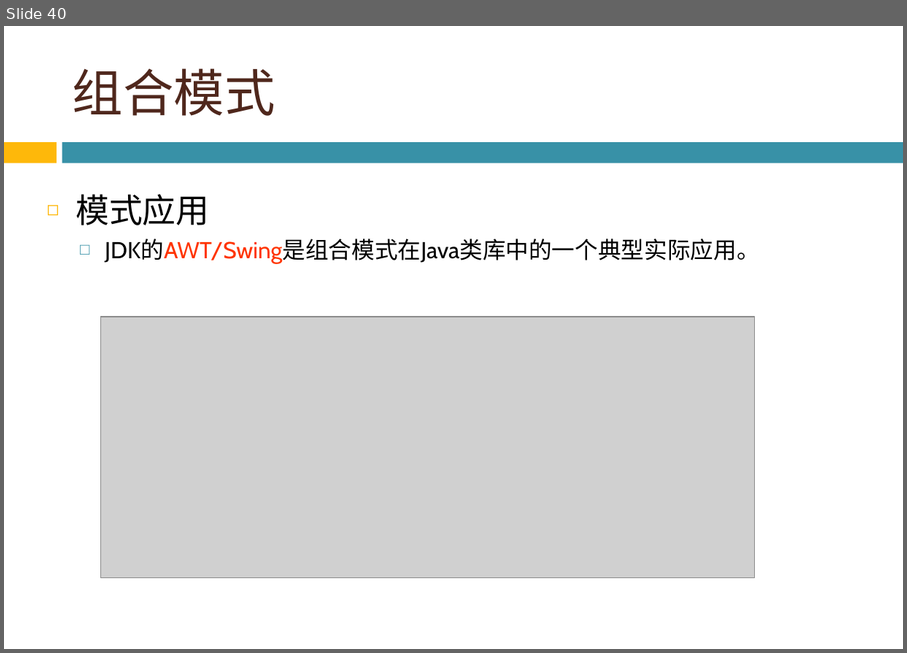
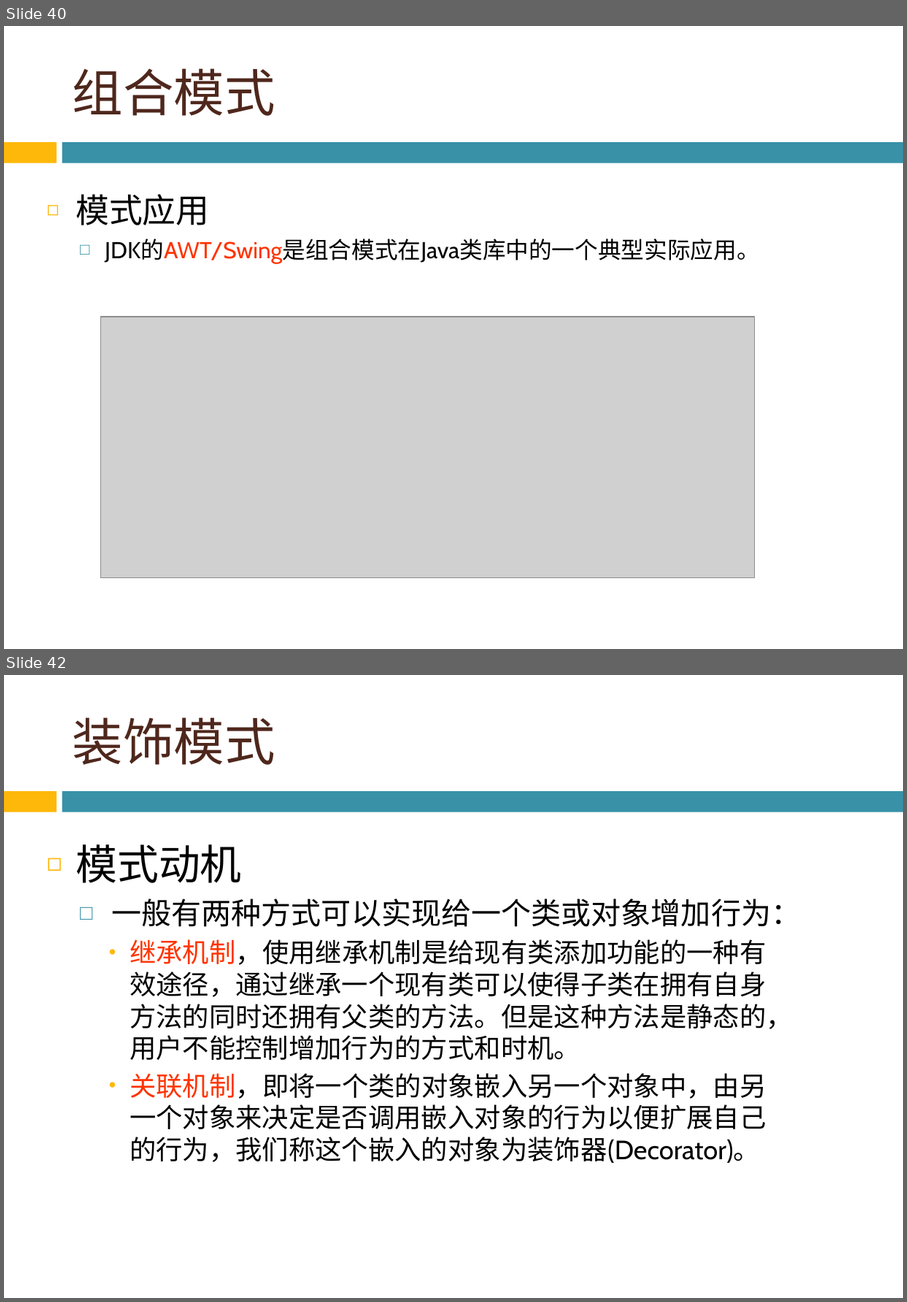
Before and after one commit to bonkboykz/jz81.github.io, a slide deck: course/smt/LectureNotes/(Spring2016)Lecture7.pptx. Shown one above the other, each under a label of ours: slide 40 before the commit, slides 40 and 42 after it; the slides between them are not shown. The pictures are 907x653 and 907x1302 pixels, drawn with LibreOffice and Linux fonts; fonts in the diff are those of the drawing; grey boxes stand for pictures; background and template pictures are left out. Boxes give left, top, right and bottom in pixels: in the first picture for what was removed or moved away, otherwise in the second. Text is boxed around its words. In the diff, an @@ line names an element or a change of style, - is before the commit and + after.

```diff
--- a/course/smt/LectureNotes/(Spring2016)Lecture7.pptx
+++ b/course/smt/LectureNotes/(Spring2016)Lecture7.pptx
@@ slide 42 added at [4, 675, 903, 1298], background picture (left out); not listed: 2 template elements that a slide beside it also shows @@
@@ title added at [73, 717, 276, 765], 44 pt, text #4F271C @@
+装饰模式
@@ text added at [76, 844, 801, 1163], 23 pt, text #000000 @@
+◻ 模式动机
+  □ 一般有两种方式可以实现给一个类或对象增加行为：
+    • 继承机制，使用继承机制是给现有类添加功能的一种有效途径，通过继承一个现有类可以使得子类在拥有自身方法的同时还拥有父类的方法。但是这种方法是静态的，用户不能控制增加行为的方式和时机。
+    • 关联机制，即将一个类的对象嵌入另一个对象中，由另一个对象来决定是否调用嵌入对象的行为以便扩展自己的行为，我们称这个嵌入的对象为装饰器(Decorator)。
```
Also in this commit, not shown: 1 slide changed, 33 other slides added.
